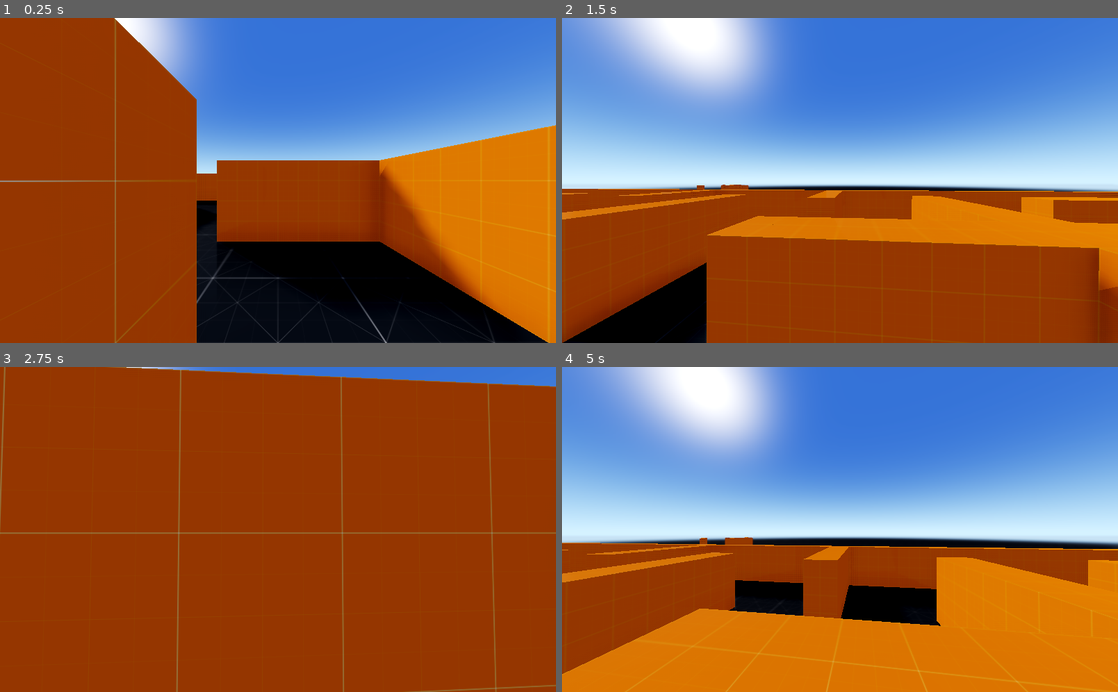
Above: before the commit, frames 1-4 (two rows, left to right).
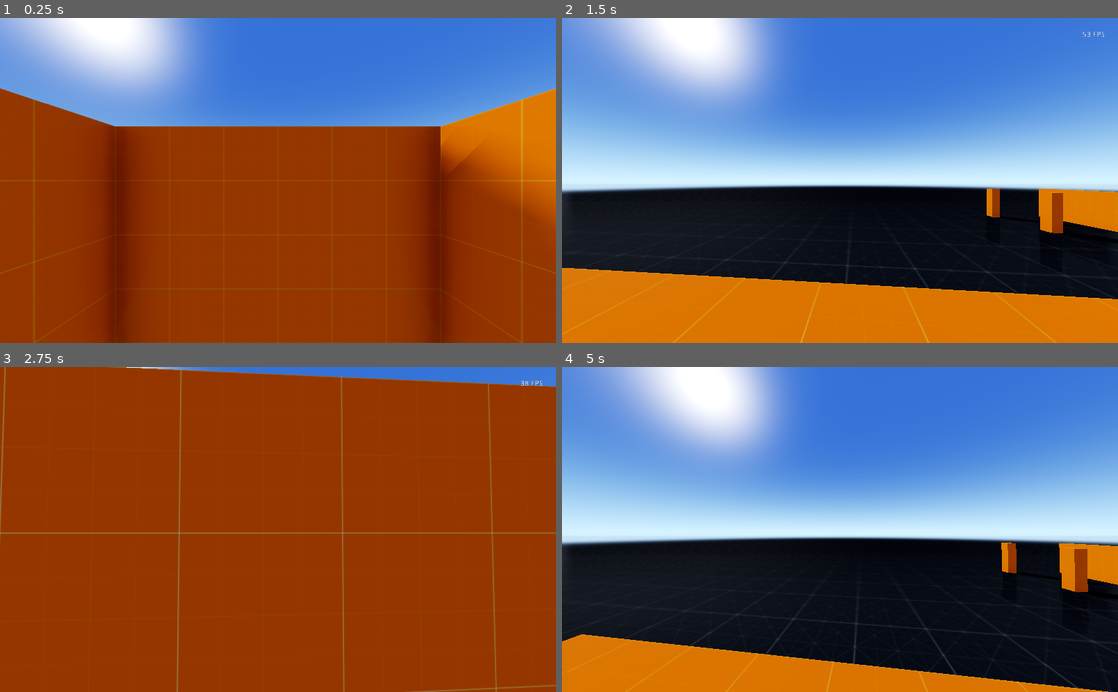
Above: after the commit, the same moments.

Repository: stuarttempleton/Enigmata
Game: Godot game, scene res://GameBoard/GameBoard.tscn
Two runs of this game, one before a commit and one after it. Both use one fixed random seed, a clock stepped at 60 frames per second and the inputs below.
Inputs (mouse positions are in pixels of both pictures, inside the frame that each line leads up to):
- Up to frame 1 (0.25 s): no input
- Up to frame 2 (1.5 s): tap Enter at 0.5 s; move the mouse to (867, 180) at 0.52 s; hold W (move_forward) from 0.53 s (still down); tap , (show_fps, bound only after the commit) at 0.6 s; click (867, 180) at 0.67 s; tap Space (jump) at 0.77 s; move the mouse to (812, 180) at 1.27 s; tap Shift (run) at 1.35 s
- Up to frame 3 (2.75 s): keep holding W (move_forward); tap Space (jump) at 1.52 s; tap , (show_fps, bound only after the commit) at 1.55, 2.1 s; move the mouse to (289, 523) at 2.02 s
- Up to frame 4 (5 s): keep holding W (move_forward); move the mouse to (834, 536) at 2.77 s; tap Q at 2.85 s; click (834, 536) at 2.92 s; tap Space (jump) at 3.02, 3.77, 4.52 s; tap , (show_fps, bound only after the commit) at 3.05, 3.8, 4.55 s; move the mouse to (878, 532) at 3.52 s; tap E at 3.6 s; move the mouse to (795, 526) at 4.27 s; tap X at 4.35 s

The runs differ from the first frame. In frame 1, 46% of the frame differs, in the area x 0-100%, y 0-100%; in frame 2, 47%, in the area x 0-100%, y 4-100%; in frame 3, 0.5%; in frame 4, 34%.

Commit message:
tons of movement and grid utilities

Diff:
--- a/FPS_controller_3.3/FPS.tscn
+++ b/FPS_controller_3.3/FPS.tscn
@@ -12,16 +12,16 @@
 script = ExtResource( 1 )
 
 [node name="CollisionShape" type="CollisionShape" parent="."]
-transform = Transform( 1, 0, 0, 0, -1.62921e-07, -1, 0, 1, -1.62921e-07, 0, 0, 0 )
+transform = Transform( 1, 0, 0, 0, -1.62921e-07, -1, 0, 1, -1.62921e-07, 0, 1, 0 )
 shape = SubResource( 1 )
 
 [node name="MeshInstance" type="MeshInstance" parent="."]
-transform = Transform( 1, 0, 0, 0, -1.62921e-07, -1, 0, 1, -1.62921e-07, 0, 0, 0 )
+transform = Transform( 1, 0, 0, 0, -1.62921e-07, -1, 0, 1, -1.62921e-07, 0, 1, 0 )
 mesh = SubResource( 2 )
 material/0 = null
 
 [node name="Head" type="Spatial" parent="."]
-transform = Transform( 1, 0, 0, 0, 1, 0, 0, 0, 1, 0, 0.5, 0 )
+transform = Transform( 1, 0, 0, 0, 1, 0, 0, 0, 1, 0, 1.5, 0 )
 
 [node name="Camera" type="Camera" parent="Head"]
 fov = 90.0
--- /dev/null
+++ b/GameBoard/FPS_Counter.gd
@@ -0,0 +1,33 @@
+# Godot Sponza: Custom FPS counter implementation
+# Inspired by <http://www.growingwiththeweb.com/2017/12/fast-simple-js-fps-counter.html>
+#
+# Copyright © 2017-2021 Hugo Locurcio and contributors - MIT License
+# See `LICENSE.md` included in the source distribution for details.
+
+extends Label
+
+# Timestamps of frames rendered in the last second
+var times := []
+
+# Frames per second
+var fps := 0
+
+var ShowFPS := false
+
+func _process(_delta: float) -> void:
+	if Input.is_action_just_pressed("show_fps"):
+		ShowFPS = !ShowFPS
+		visible = ShowFPS
+
+	if ShowFPS:
+		var now := OS.get_ticks_msec()
+
+		# Remove frames older than 1 second in the `times` array
+		while times.size() > 0 and times[0] <= now - 1000:
+			times.pop_front()
+
+		times.append(now)
+		fps = times.size()
+
+		# Display FPS in the label
+		text = str(fps) + " FPS"
--- a/GameBoard/GameBoard.gd
+++ b/GameBoard/GameBoard.gd
@@ -1,19 +1,27 @@
 extends Spatial
 
+func _ready():
+	GenerateMaze(5,0,5,$Maze.EASY)
 
-func _ready():
-	GenerateMaze(15,0,5,$Maze.EASY)
-
-func GenerateMaze(x = 10, y = 0, z = 10, difficulty = $Maze.MEDIUM):
+func GenerateMaze(x = 11, y = 0, z = 11, difficulty = $Maze.MEDIUM):
 	$Maze.connect("maze_generated", self, "ShushLoading")
 	$Maze.connect("maze_progress", self, "LoadingProgress")
 	$Loading.visible = true
 	$Maze.GenerateMaze( Vector3(x,y,z), 0, difficulty )
-	$FPS.transform.origin += $Maze.GetMidPoint()
+	#start at center
+	#$FPS.transform.origin += $Maze/SceneMap.to_global($Maze.GetMidPoint())
+
+	#start at top left corner
+	$FPS.transform.origin = $Maze/SceneMap.to_global(util_get_node_from_p(Vector3(0,0,0)).transform.origin)
+
+	#start at random tile
+	#$FPS.transform.origin += $Maze/SceneMap.to_global(util_get_random_node().transform.origin)
+
 	#$ViewportContainer/Viewport/Camera.transform.origin += Vector3(0,z * 5,0) #pull back y to fit z in frame
 	#$ViewportContainer/Viewport/Camera.transform.origin += $Maze.GetMidPoint()
 	#$Camera.look_at($Maze.GetMidPoint(),Vector3.UP)
 
+	GameboardUtilTests()
 
 func LoadingProgress(percent, message):
 	$Loading/Label.text = message
@@ -23,3 +31,115 @@
 	$Loading.visible = false
 	$Maze.disconnect("maze_generated", self, "ShushLoading")
 	$Maze.disconnect("maze_progress", self, "LoadingProgress")
+
+
+###################################
+#
+# TESTS
+#
+###################################
+
+func GameboardUtilTests():
+	TestPieceFromLocal($Maze.GetMidPoint())
+	TestPieceFromLocal(Vector3(0,0,0))
+	TestPieceFromPalette(Vector3(3,0,2))
+	TestPieceFromWorld($Maze/SceneMap.to_global($Maze.GetMidPoint()))
+
+func TestPieceFromWorld(coord):
+	print("TESTING WORLD LOOK UP")
+	var Piece = util_get_node_from_w(coord)
+	print("Piece ID: ", Piece.transform.origin)
+	print("Piece Name: ", Piece.name)
+
+	var Piece2 = util_get_node_from_w($Maze/SceneMap.to_global(Piece.transform.origin))
+	print("Piece ID: ", Piece2.transform.origin)
+	print("Piece Name: ", Piece2.name)
+
+	if (Piece.transform.origin == Piece2.transform.origin):
+		print("***SUCCESS***")
+		return true
+	else:
+		print("***FAILURE***")
+		return false
+
+func TestPieceFromPalette(coord):
+	print("TESTING PALETTE LOOK UP")
+	var Piece = util_get_node_from_p(coord)
+	print("Piece ID: ", Piece.transform.origin)
+	print("Piece Name: ", Piece.name)
+
+	var Piece2 = util_get_node_from_p(util_convert_l_to_p_coord(Piece.transform.origin))
+	print("Piece ID: ", Piece2.transform.origin)
+	print("Piece Name: ", Piece2.name)
+
+	if (Piece.transform.origin == Piece2.transform.origin):
+		print("***SUCCESS***")
+		return true
+	else:
+		print("***FAILURE***")
+		return false
+
+
+func TestPieceFromLocal(coord):
+	print("TESTING LOCAL LOOK UP")
+	var Piece = util_get_node_from_l(coord)
+	print("Piece ID: ", Piece.transform.origin)
+	print("Piece Name: ", Piece.name)
+
+	var Piece2 = util_get_node_from_l(Piece.transform.origin)
+	print("Piece ID: ", Piece2.transform.origin)
+	print("Piece Name: ", Piece2.name)
+
+	if (Piece.transform.origin == Piece2.transform.origin):
+		print("***SUCCESS***")
+		return true
+	else:
+		print("***FAILURE***")
+		return false
+
+
+
+func util_get_random_node():
+	var item = $Maze/SceneMap.cell_map.values()[randi() % $Maze/SceneMap.cell_map.values().size()]
+	print(item.path)
+	return $Maze/SceneMap.get_node(item.path)
+
+func util_get_node_from_p(p_coordinate):
+	var item = $Maze/SceneMap.cell_map.get(p_coordinate)
+	return $Maze/SceneMap.get_node(item.path)
+
+func util_get_node_from_l(l_coordinate):
+	return util_get_node_from_p(util_convert_l_to_p_coord(l_coordinate))
+
+func util_get_node_from_w( w_coordinate ):
+	var p_coordinate = util_convert_w_to_p_coord(w_coordinate)
+	var item = util_get_node_from_p(p_coordinate)
+	return item
+
+
+
+
+func util_convert_p_to_w_coord( p_coordinate ):
+	var w_coordinate = p_coordinate * $Maze/SceneMap.cell_size
+	if $Maze/SceneMap.cell_center_x:
+		w_coordinate.x += $Maze/SceneMap.cell_size.x / 2;
+	if $Maze/SceneMap.cell_center_y:
+		w_coordinate.y += $Maze/SceneMap.cell_size.y / 2;
+	if $Maze/SceneMap.cell_center_z:
+		w_coordinate.z += $Maze/SceneMap.cell_size.z / 2;
+	return w_coordinate
+
+func util_convert_w_to_p_coord( w_coordinate ):
+	var p_coordinate = util_convert_l_to_p_coord($Maze/SceneMap.to_local(w_coordinate))
+	#print(w_coordinate)
+	#print(p_coordinate)
+	return p_coordinate
+
+func util_convert_l_to_p_coord(l_coordinate):
+	var p_coordinate = l_coordinate
+	#print(p_coordinate)
+	p_coordinate.x = int(p_coordinate.x / $Maze/SceneMap.cell_size.x)
+	p_coordinate.y = int(p_coordinate.y / $Maze/SceneMap.cell_size.y)
+	p_coordinate.z = int(p_coordinate.z / $Maze/SceneMap.cell_size.z)
+	#print(p_coordinate)
+	return p_coordinate
--- a/GameBoard/GameBoard.tscn
+++ b/GameBoard/GameBoard.tscn
@@ -1,10 +1,11 @@
-[gd_scene load_steps=11 format=2]
+[gd_scene load_steps=12 format=2]
 
 [ext_resource path="res://Maze/Maze.tscn" type="PackedScene" id=1]
 [ext_resource path="res://GameBoard/GameBoard.gd" type="Script" id=2]
 [ext_resource path="res://MapPieces/test_walls/floor_material.tres" type="Material" id=3]
 [ext_resource path="res://MapPieces/test_walls/1_2.tscn" type="PackedScene" id=4]
 [ext_resource path="res://FPS_controller_3.3/FPS.tscn" type="PackedScene" id=5]
+[ext_resource path="res://GameBoard/FPS_Counter.gd" type="Script" id=6]
 
 [sub_resource type="StyleBoxFlat" id=1]
 bg_color = Color( 1, 1, 1, 1 )
@@ -52,16 +53,6 @@
 [node name="GameBoard" type="Spatial"]
 script = ExtResource( 2 )
 
-[node name="Maze" parent="." instance=ExtResource( 1 )]
-transform = Transform( 1, 0, 0, 0, 1, 0, 0, 0, 1, -2, 1, -2 )
-
-[node name="DirectionalLight" type="DirectionalLight" parent="."]
-transform = Transform( -0.707107, 0.40558, -0.579228, 0, 0.819152, 0.573577, 0.707107, 0.40558, -0.579228, -18, 13, 6 )
-light_energy = 0.74
-light_indirect_energy = 1.65
-light_bake_mode = 0
-shadow_enabled = true
-
 [node name="Loading" type="ColorRect" parent="."]
 visible = false
 anchor_right = 1.0
@@ -99,22 +90,47 @@
 "_edit_use_anchors_": false
 }
 
-[node name="CSGBox" type="CSGBox" parent="."]
+[node name="WorldEnvironment" type="WorldEnvironment" parent="."]
+environment = SubResource( 5 )
+
+[node name="GIProbe" type="GIProbe" parent="."]
+transform = Transform( 1, 0, 0, 0, 1, 0, 0, 0, 1, 0, 11, 0 )
+extents = Vector3( 195, 65, 184 )
+
+[node name="Maze" parent="." instance=ExtResource( 1 )]
+transform = Transform( 1, 0, 0, 0, 1, 0, 0, 0, 1, 0, 1, -2 )
+
+[node name="DirectionalLight" type="DirectionalLight" parent="."]
+transform = Transform( -0.707107, 0.40558, -0.579228, 0, 0.819152, 0.573577, 0.707107, 0.40558, -0.579228, -18, 13, 6 )
+light_energy = 0.74
+light_indirect_energy = 1.65
+light_bake_mode = 0
+shadow_enabled = true
+
+[node name="Floor" type="CSGBox" parent="."]
 layers = 2
 use_collision = true
 width = 374.0
 depth = 366.0
 material = ExtResource( 3 )
 
-[node name="GIProbe" type="GIProbe" parent="."]
-transform = Transform( 1, 0, 0, 0, 1, 0, 0, 0, 1, 0, 11, 0 )
-extents = Vector3( 195, 65, 184 )
-
 [node name="1_0" parent="." instance=ExtResource( 4 )]
 transform = Transform( 1, 0, 0, 0, 1, 0, 0, 0, 1, 14, 1, -12 )
 
-[node name="WorldEnvironment" type="WorldEnvironment" parent="."]
-environment = SubResource( 5 )
-
 [node name="FPS" parent="." instance=ExtResource( 5 )]
 transform = Transform( 1, 0, 0, 0, 1, 0, 0, 0, 1, 0, 2, 0 )
+
+[node name="FPS_Counter" type="Label" parent="."]
+visible = false
+anchor_left = 1.0
+anchor_right = 1.0
+margin_left = -88.0
+margin_top = 24.0
+margin_right = -24.0
+margin_bottom = 38.0
+text = "2 FPS"
+align = 2
+script = ExtResource( 6 )
+__meta__ = {
+"_edit_use_anchors_": false
+}
--- a/project.godot
+++ b/project.godot
@@ -66,6 +66,11 @@
 "events": [ Object(InputEventKey,"resource_local_to_scene":false,"resource_name":"","device":0,"alt":false,"shift":false,"control":false,"meta":false,"command":false,"pressed":false,"scancode":16777237,"unicode":0,"echo":false,"script":null)
  ]
 }
+show_fps={
+"deadzone": 0.5,
+"events": [ Object(InputEventKey,"resource_local_to_scene":false,"resource_name":"","device":0,"alt":false,"shift":false,"control":false,"meta":false,"command":false,"pressed":false,"scancode":44,"unicode":0,"echo":false,"script":null)
+ ]
+}
 
 [physics]
 
